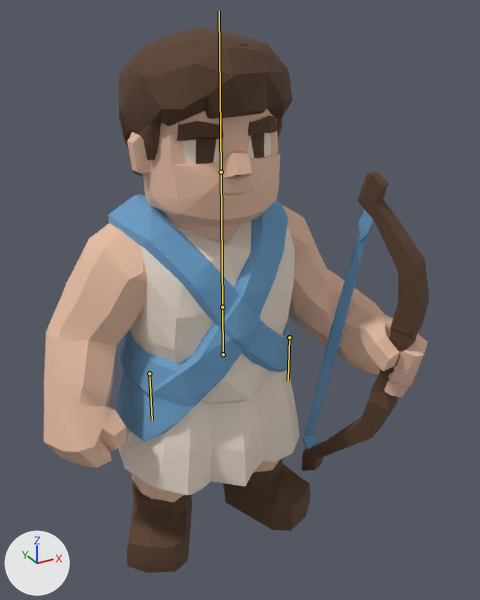
One commit to the glTF model public/models/archer_ai.glb: the scene before it, then after it.
Before and after are seen from a camera (50 mm lens) standing at (-1.03, -2.01, 2.06) and looking at (0.12, 0.08, 1.01). Every picture has the same lights, and +X, +Y and +Z are marked at lower left. The first picture is the older version. The bones that change, and the others that lie on the model, are drawn over the model as lines.

Objects in the first picture: 'output_unwrapped'.
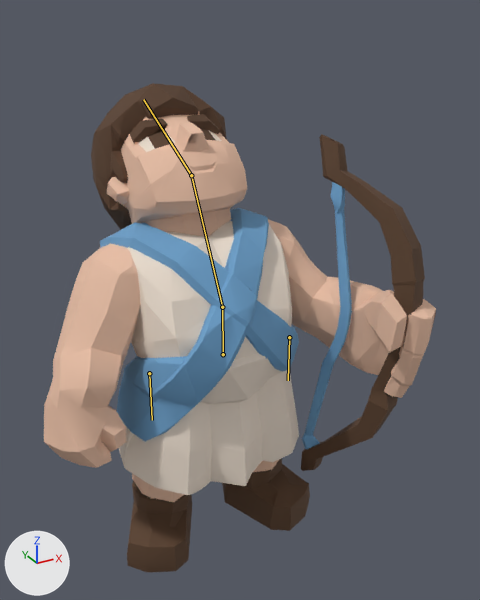
The newer file adds an action. The first version stands in its rest pose; the second is drawn at frame 2 of the action 'Death'.

Boxes [x1, y1, x2, y2] around the edits, measured in the pictures (480 x 600 px):
'output_unwrapped', posed (10% shorter)
    before: [44, 27, 429, 573]
    after: [44, 83, 436, 572]
bone 'spine', root to tip
    before: (222, 307) to (221, 172)
    after: (222, 307) to (191, 175)
bone 'head', root to tip
    before: (221, 172) to (219, 11)
    after: (191, 175) to (143, 99)

The change in detail:
Bone 'spine' (bone_spine) turns from (0, 0, 0) to (-28, 0, 0) degrees about its own x, y and z.
Bone 'head' (bone_head) turns from (0, 0, 0) to (-35, 0, 0) degrees about its own x, y and z.
